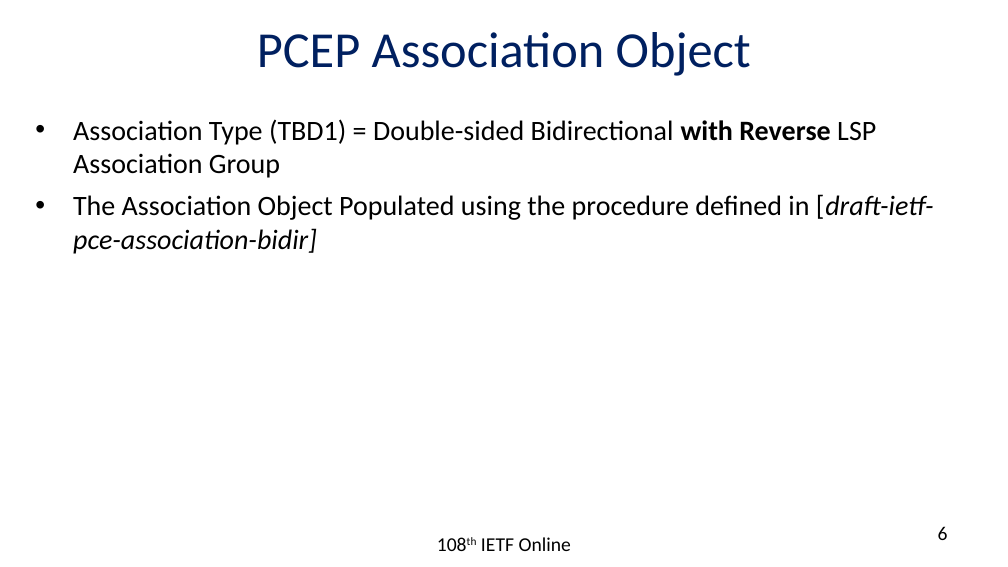
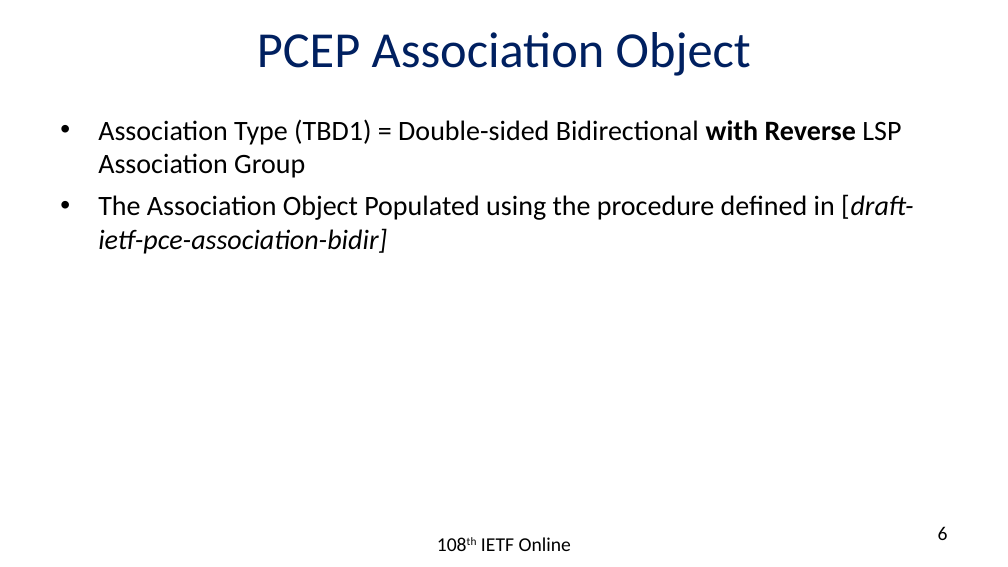
Before and after one commit to rakgandhi/ietf-slides, a slide deck: slide 6 of draft-ietf-pce-sr-bidir-path-02.pptx. Drawn at 1008x567 pixels with LibreOffice and Linux fonts; fonts in the diff are those of the drawing. Boxes give left, top, right and bottom in pixels: in the first picture for what was removed or moved away, otherwise in the second. Text is boxed around its words. In the diff, an @@ line names an element or a change of style, - is before the commit and + after.

```diff
--- a/draft-ietf-pce-sr-bidir-path-02.pptx
+++ b/draft-ietf-pce-sr-bidir-path-02.pptx
@@ text "Association Type (TBD1) = Double-sided ..." rewrapped from [73,119,934,254] to [98,119,914,254] @@
```
Also in this commit, not shown: 3 other slides changed, 1 other file.
